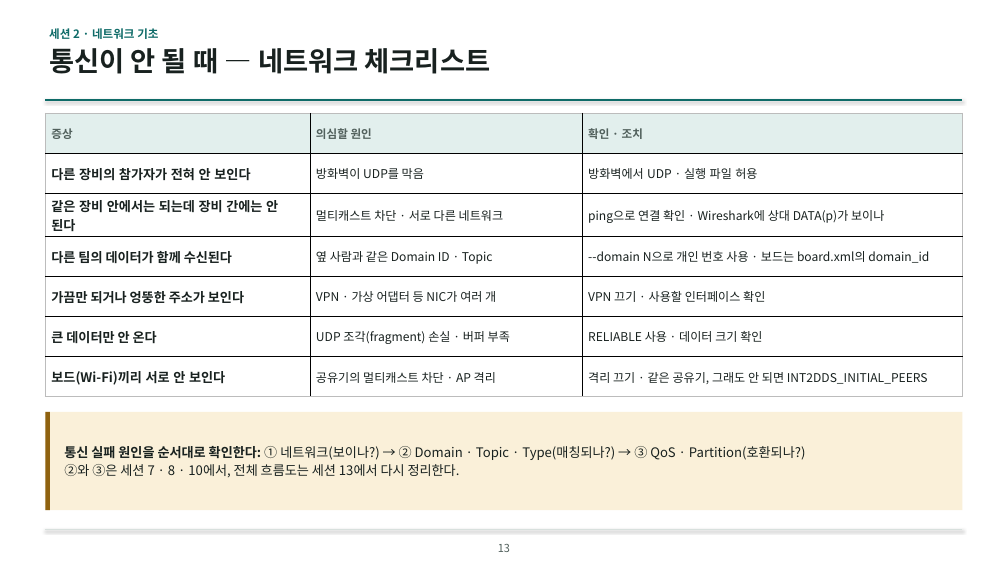
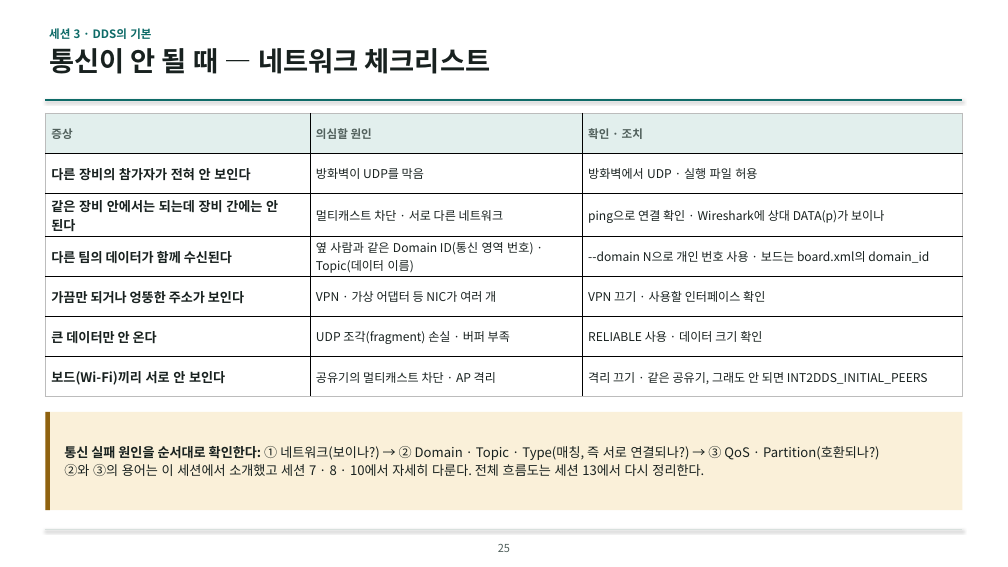
Before and after one commit to IntellectusCorp/int2DDS-lecture, a slide deck: slide 25 of int2dds-lecture-for-beginner.pptx (slide 13 before the commit). Drawn at 1008x567 pixels with LibreOffice and Linux fonts; fonts in the diff are those of the drawing; background and template pictures are left out. Boxes give left, top, right and bottom in pixels: in the first picture for what was removed or moved away, otherwise in the second. Text is boxed around its words. In the diff, an @@ line names an element or a change of style, - is before the commit and + after.

```diff
--- a/int2dds-lecture-for-beginner.pptx
+++ b/int2dds-lecture-for-beginner.pptx
@@ text at (49, 28, 151, 39): text changed @@
-세션 2 · 네트워크 기초
+세션 3 · DDS의 기본
@@ table at (45, 113, 963, 395) @@
-row 4, column 2: 옆 사람과 같은 Domain ID · Topic
+row 4, column 2: 옆 사람과 같은 Domain ID(통신 영역 번호) · Topic(데이터 이름)
@@ text at (64, 446, 879, 476): text changed @@
-통신 실패 원인을 순서대로 확인한다: ① 네트워크(보이나?) → ② Domain · Topic · Type(매칭되나?) → ③ QoS · Partition(호환되나?)
-②와 ③은 세션 7 · 8 · 10에서, 전체 흐름도는 세션 13에서 다시 정리한다.
+통신 실패 원인을 순서대로 확인한다: ① 네트워크(보이나?) → ② Domain · Topic · Type(매칭, 즉 서로 연결되나?) → ③ QoS · Partition(호환되나?)
+②와 ③의 용어는 이 세션에서 소개했고 세션 7 · 8 · 10에서 자세히 다룬다. 전체 흐름도는 세션 13에서 다시 정리한다.
@@ page number at (498, 544, 510, 552): text changed @@
-13
+25
```
Also in this commit, not shown: 66 other slides changed, 25 slides added, 4 slides removed.
